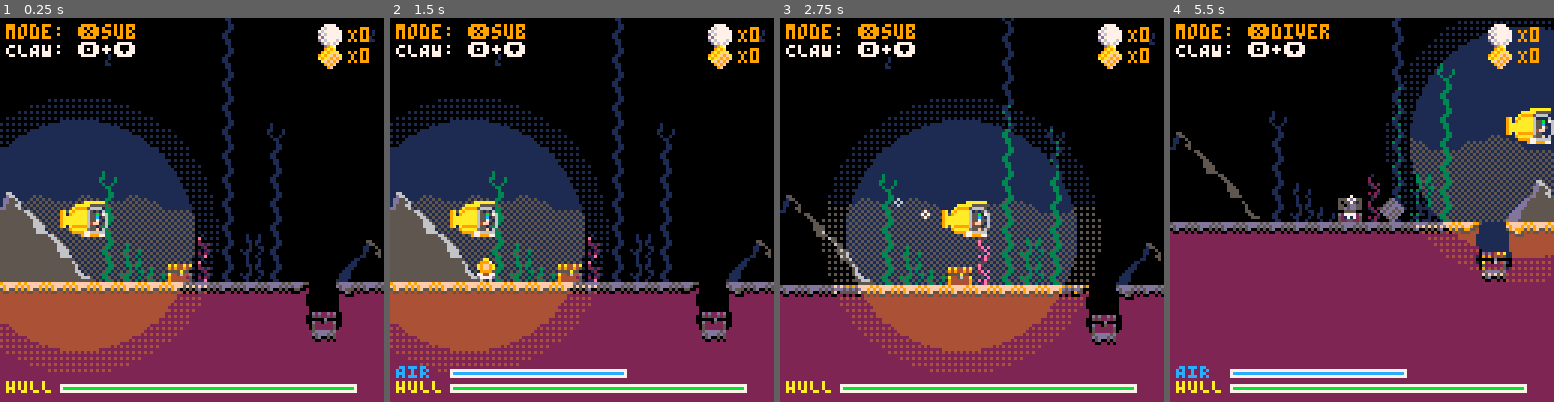
Above: before the commit, frames 1-4 (left to right).
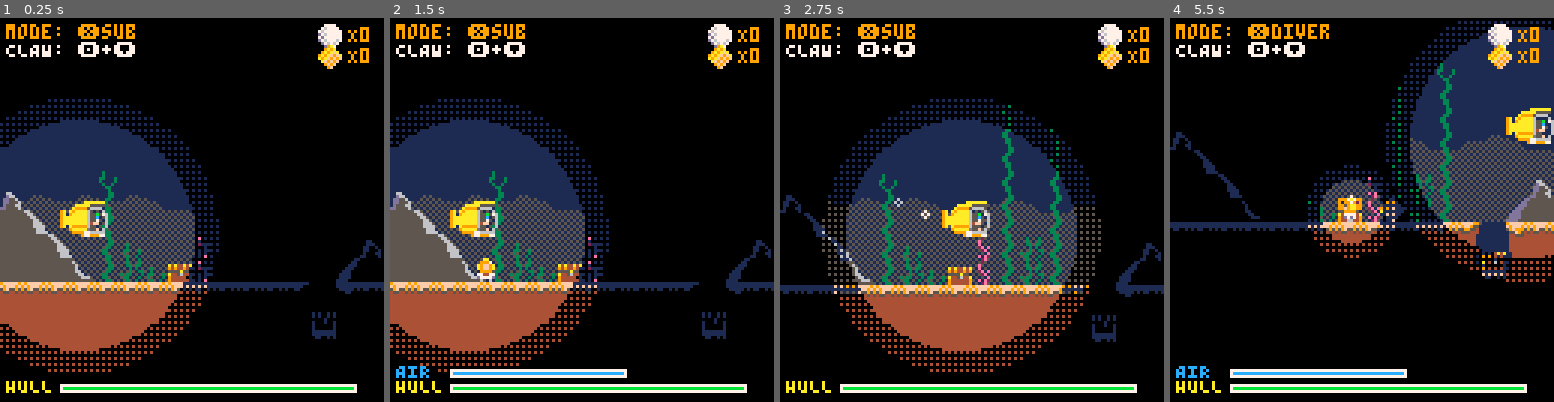
Above: after the commit, the same moments.

Repository: teamgantt/tg-sub-game
Game: PICO-8 cartridge tg-sub.p8
The game is run twice, just before and just after one commit, with the same random seed, the same clock (stepped at 60 frames per second) and the same inputs.
Inputs:
- Up to frame 1 (0.25 s): no input
- Up to frame 2 (1.5 s): tap X (X key) at 0.33, 1.07 s; tap O (Z key) at 0.7 s
- Up to frame 3 (2.75 s): hold Right 1.6-2.1 s; tap O (Z key) at 1.7, 2.1, 2.5 s; tap X (X key) at 1.85 s; hold Up 2.15-2.42 s; hold Right from 2.47 s (still down)
- Up to frame 4 (5.5 s): tap O (Z key) every 0.4 s from 2.9 to 5.3 s; tap X (X key) at 2.97, 4.08, 5.2 s; release Right at 3.03 s; hold Left 3.08-3.58 s; hold Down 3.63-3.97 s; hold Right 4.02-4.68 s; hold Up 4.73-5.03 s; hold Left from 5.08 s (still down)

The runs differ from the first frame. In frame 1, 23% of the frame differs, in the area x 0-100%, y 0-100%; in frame 2, 21%; in frame 3, 20%; in frame 4, 44%.

Commit message:
fixes bugs
- modifies masking
- prevents crash during multi-item pickup
- fixes hint for chest

Diff:
--- a/src/dynamic-obj.lua
+++ b/src/dynamic-obj.lua
@@ -26,6 +26,8 @@
           local treasure = treasure(self.x, self.y)
           add(world.treasures, treasure)
         end
+      else
+        self.show_hint = false
       end
 
       -- collide with sub claw
--- a/src/player.lua
+++ b/src/player.lua
@@ -35,8 +35,8 @@
   player.diver.walk_frames={4,5,6,5}
   player.diver.reset_position = function(self)
     --self=player.diver
-    self.x = 0
-    self.y = 0
+    self.x = tgsub.x
+    self.y = tgsub.y
     self.dx = 0
     self.dy = 0
     self.o2 = 60
--- a/src/sub.lua
+++ b/src/sub.lua
@@ -188,19 +188,7 @@
 end
 
 function d_sub()
-  if (player.mode == 'sub') then
-    cam.x=tgsub.x-60
-    cam.y=tgsub.y-60
-  else
-    cam.x=player.diver.x-60
-    cam.y=player.diver.y-60
-  end
-  cam.x=mid(map_start, cam.x,map_end)
-  cam.y=mid(map_start, cam.y,1024)
-
-  -- order is important for camera reset
-  camera(cam.x, cam.y)
-  beforedraw()
+  -- beforedraw()
 
   -- draw claw
   if (tgsub.claw_len > 0) then
@@ -218,7 +206,7 @@
   -- rect(tgsub.x, tgsub.y, tgsub.x+tgsub.w, tgsub.y+tgsub.h, 8)
   -- print("claw len: "..tgsub.claw_len, cam.x+2, cam.y+12, 8)
 
-  afterdraw()
+  -- afterdraw()
   if shake_int > 0 then shake() end
 end
 
@@ -228,63 +216,13 @@
 
 -- util functions for lighting fx
 
-function beforedraw()
-  -- local offset = 32
-  -- if (tgsub.flipx) then
-  --   offset = -22
-  -- end
- myx=flr(tgsub.x+6)
- myy=flr(tgsub.y+12)
-
- myr=36
-end
-
-function afterdraw()
-  if tgsub.y < 100 then
-    return
-  end
- --copy the sccreen to the
- --spritesheet
-  memcpy(0,0x6000,0x2000)
-
-  --remap spritesheet to become
-  --the screen
-  poke2(0x5f55,0)
-
-  fillp(0B1111010111110101.110)
-  -- circfill(myx,myy,myr+4,3)
-  circfill(myx,myy,myr+10,0)
-  fillp()
-  circfill(myx,myy,myr,0)
-  fillp(0XFDF5)
-  circfill(myx,myy,myr+2,0)
-  fillp()
-
-
-  --  --video remapping back to norma
-  poke(0x5f55,0x60)
-
-  --  --set white to transparent
-  palt(7,true)
-
-  --  --shift colors darker
-
-  pal({0,1,1,2,0,5,5,2,5,13,3,1,1,2,13})
-
-  --  --draw the entire spritesheet to the screen
-  sspr(0,0,128,128,cam.x,cam.y)
-
-  --reset everything
-  reload(0,0,0x2000)
-  palt()
-  pal()
-end
-
-
---helper wrapper for sspr that
---allows us to conveniently
---change a line function into
---an sspr function
-function ssprline(x1,y1,x2,y2)
-  sspr(x1,y1,1,y2-y1,x1,y1)
-end
+-- function beforedraw()
+--   -- local offset = 32
+--   -- if (tgsub.flipx) then
+--   --   offset = -22
+--   -- end
+--  myx=flr(tgsub.x+6)
+--  myy=flr(tgsub.y+12)
+
+--  myr=36
+-- end
--- a/src/world.lua
+++ b/src/world.lua
@@ -43,21 +43,21 @@
 function u_world()
   -- update sharks
   for i=1, #world.sharks do
-    world.sharks[i]:update()
+    if (world.sharks[i] != nil) world.sharks[i]:update()
   end
 
   -- update dynamic objects
   for i=1, #world.chests do
-    world.chests[i]:update()
+    if (world.chests[i] != nil) world.chests[i]:update()
   end
 
   for i=1, #world.clams do
-    world.clams[i]:update()
+    if (world.clams[i] != nil) world.clams[i]:update()
   end
 
   -- update treasures
   for i=1, #world.treasures do
-    world.treasures[i]:update()
+    if (world.treasures[i] != nil) world.treasures[i]:update()
   end
 end
 
--- a/tg-sub.p8
+++ b/tg-sub.p8
@@ -47,12 +47,91 @@
 end
 
 function _draw()
+  if (player.mode == 'sub') then
+    cam.x=tgsub.x-60
+    cam.y=tgsub.y-60
+  else
+    cam.x=player.diver.x-60
+    cam.y=player.diver.y-60
+  end
+  cam.x=mid(map_start, cam.x,map_end)
+  cam.y=mid(map_start, cam.y,1024)
   d_world()
+  -- order is important for camera reset
+  beforedraw()
+  camera(cam.x, cam.y)
   d_player()
   d_sub()
+  afterdraw()
   d_particles()
   d_ui()
 end
+
+function beforedraw()
+  -- local offset = 32
+  -- if (tgsub.flipx) then
+  --   offset = -22
+  -- end
+ myx=flr(tgsub.x+6)
+ myy=flr(tgsub.y+12)
+
+ myr=36
+end
+
+
+function afterdraw()
+  if tgsub.y < 100 then
+    return
+  end
+ --copy the sccreen to the
+ --spritesheet
+  memcpy(0,0x6000,0x2000)
+
+  --remap spritesheet to become
+  --the screen
+  poke2(0x5f55,0)
+
+  fillp(0B1111010111110101.110)
+  -- circfill(myx,myy,myr+4,3)
+  circfill(myx,myy,myr+10,0)
+  if (player.mode=='diver') circfill(flr(player.diver.x+4), flr(player.diver.y+4), 15,0)
+  fillp()
+  circfill(myx,myy,myr,0)
+  if (player.mode=='diver') circfill(flr(player.diver.x+4), flr(player.diver.y+4), 10,0)
+  fillp(0XFDF5)
+  circfill(myx,myy,myr+2,0)
+  fillp()
+
+
+  --  --video remapping back to norma
+  poke(0x5f55,0x60)
+
+  --  --set white to transparent
+  palt(7,true)
+
+  --  --shift colors darker
+
+  pal({0,0,0,0,0,1,1,2,1,1,1,1,1,1,1})
+
+  --  --draw the entire spritesheet to the screen
+  sspr(0,0,128,128,cam.x,cam.y)
+
+  --reset everything
+  reload(0,0,0x2000)
+  palt()
+  pal()
+end
+
+
+--helper wrapper for sspr that
+--allows us to conveniently
+--change a line function into
+--an sspr function
+function ssprline(x1,y1,x2,y2)
+  sspr(x1,y1,1,y2-y1,x1,y1)
+end
+
+
 __gfx__
 000000000000000000000000000aa000000aa000000aa000000aa00000000000000aa00050505050505050500000000000000000000000000000666666660000
 0000000000000000aaaaaaa00099970000999900009999000099990000999900009997000505050505050500007777000000000000000000066d6d6d6d6d6660
Not shown, changed: tg-sub_html/tg-sub.js
